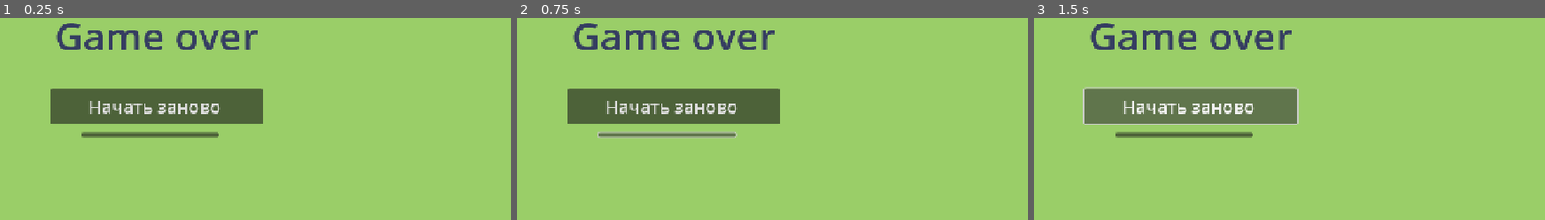
Above: before the commit, frames 1-3 (left to right).
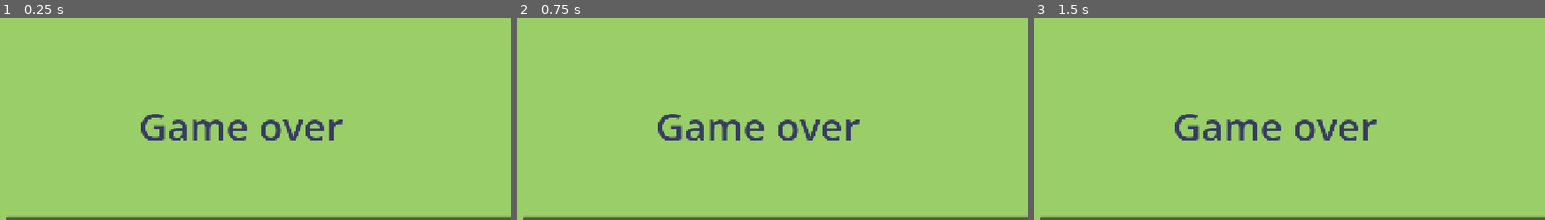
Above: after the commit, the same moments.

Repository: zxcnocok/tower-defence
Game: Godot game, scene res://gameover.tscn
Same seed, same stepped clock (60 frames per second), same inputs: the game is played once before the commit and once after it. This scene is started directly instead of the project's main scene.
Inputs (mouse positions are in pixels of both pictures, inside the frame that each line leads up to):
- Up to frame 1 (0.25 s): no input
- Up to frame 2 (0.75 s): click (665, 135) at 0.52 s
- Up to frame 3 (1.5 s): click (1192, 106) at 1.25 s, where only the run before the commit has a clickable "Начать заново"

The runs differ from the first frame. In frame 1, 14% of the frame differs, in the area x 1-100%, y 2-100%; in frame 2, 14%; in frame 3, 14%.

Commit message:
Revert "добавил хпшку слаймов"
This reverts commit 44d38691c65f01a74ae63f1cbbd82b47d8a88553.

Diff:
--- a/игра-2/gameover.tscn
+++ b/игра-2/gameover.tscn
@@ -5,14 +5,13 @@
 [node name="Gameover" type="Node2D"]
 
 [node name="Sprite0004" type="Sprite2D" parent="."]
-position = Vector2(640, 336)
-scale = Vector2(20, 10.625)
+position = Vector2(792, 496)
+scale = Vector2(24.75, 15.75)
 texture = ExtResource("1_4nh4k")
-metadata/_edit_lock_ = true
 
 [node name="MarginContainer" type="MarginContainer" parent="."]
-offset_right = 1280.0
-offset_bottom = 672.0
+offset_right = 1584.0
+offset_bottom = 1000.0
 size_flags_horizontal = 0
 metadata/_edit_lock_ = true
 
@@ -24,17 +23,8 @@
 theme_override_font_sizes/font_size = 70
 text = "Game over"
 
-[node name="restart" type="Button" parent="."]
-texture_filter = 3
-offset_left = 448.0
-offset_top = 432.0
-offset_right = 832.0
-offset_bottom = 496.0
-theme_override_font_sizes/font_size = 32
-text = "Начать заново "
-
-[node name="inmenu" type="Button" parent="."]
-offset_left = 504.0
-offset_top = 512.0
-offset_right = 752.0
-offset_bottom = 520.0
+[node name="Button" type="Button" parent="."]
+offset_left = 368.0
+offset_top = 664.0
+offset_right = 1304.0
+offset_bottom = 800.0
